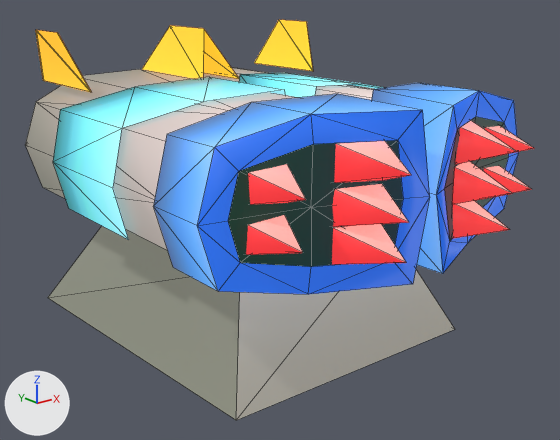
What one commit did to the FBX model Assets/Art/Models/Castle/Fortress_01_gun_01.fbx.
Before and after are seen from a camera (50 mm lens) standing at (-0.494, -0.245, 1.377) and looking at (0.008, 0.383, 1.126). Arrows for +X, +Y and +Z are at lower left; the lights stay in place. The picture after the commit comes second. Mesh edges are drawn as thin lines. Where no turn or scale is listed for an object, it has been applied to the vertices.

Names of what the first picture shows: 'Fortress_01_gun_01'.
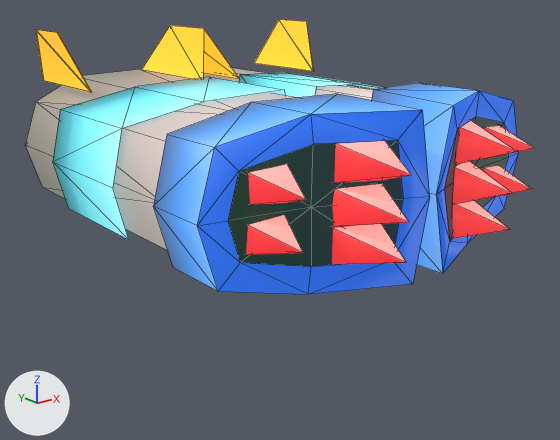
What the commit changed:
me_fortress_01_gun_01_001 is used by ob_fortress_01_gun_01; location (0.0, 0.0, 0.0).
me_fortress_01_gun_01_001 had 188 vertices, 196 faces and spanned x -0.198..0.204, y 0.136..0.67, z 1.005..1.323.
me_fortress_01_gun_01_001 now has 180 vertices, 188 faces and spans x -0.198..0.204, y 0.136..0.67, z 1.122..1.323.
me_fortress_01_gun_01_001 part 1: the loose piece of 8 vertices spanning x -0.169..0.169, y 0.248..0.613, z 1.005..1.117 is deleted.

Pixel boxes (x1, y1, x2, y2) of what changed, in the pictures (560 x 440 px):
'Fortress_01_gun_01', reshaped (31% shorter)
    before: (25, 20, 535, 420)
    after: (25, 20, 535, 294)
part 1 of me_fortress_01_gun_01_001, deleted
    before: (48, 226, 455, 420)
